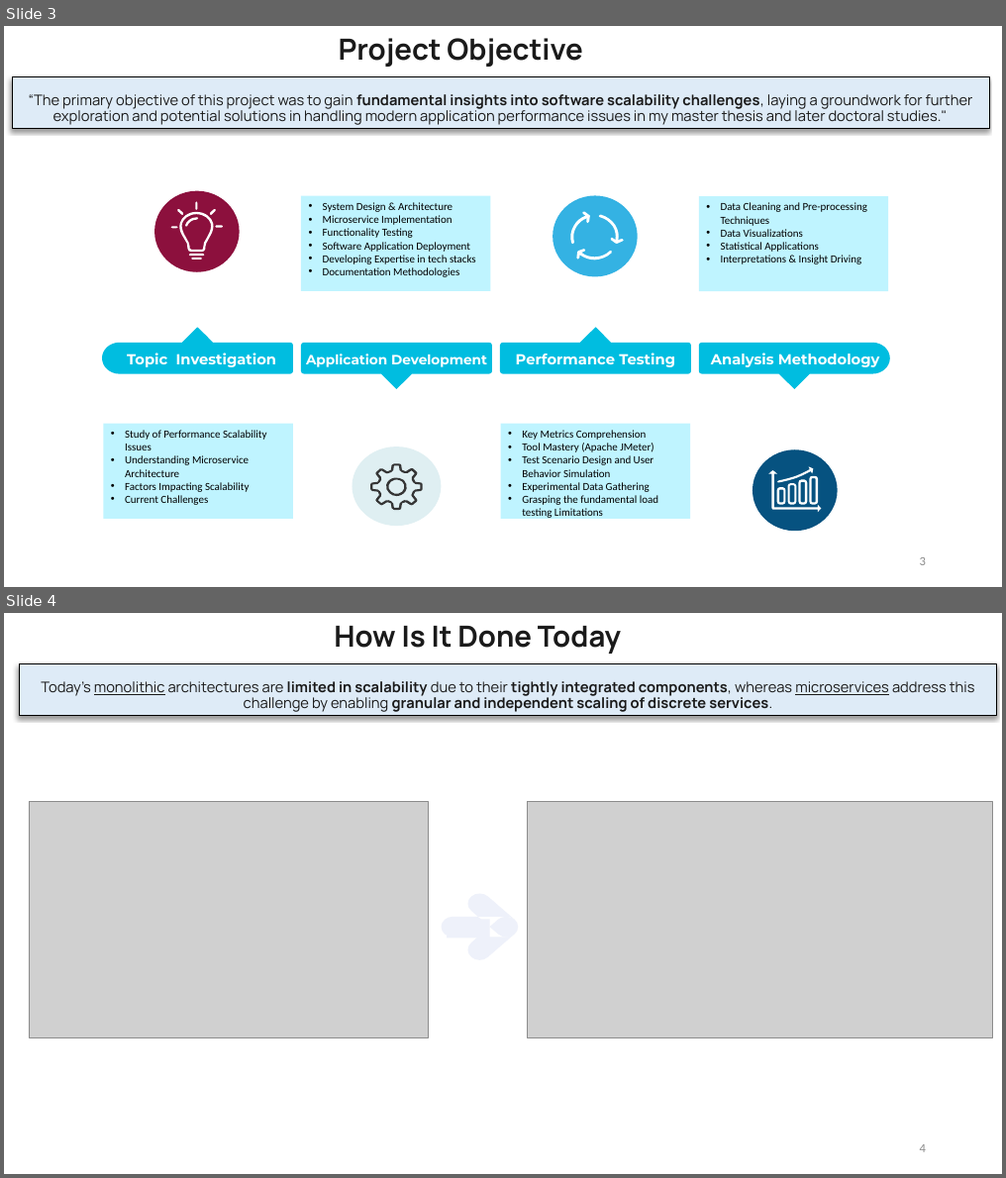
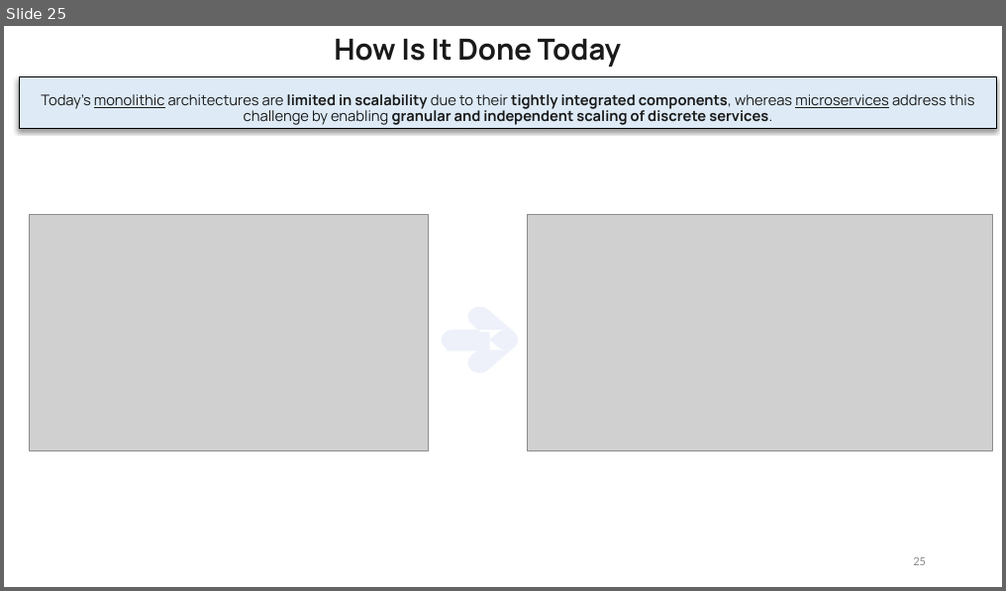
Before and after one commit to ADA-GWU/guidedresearchproject-tmehtiyev2019, a slide deck: presentations/Final Presentation-Tural Mehtiyev.pptx. Shown one above the other, each under a label of ours: slides 3 and 4 before the commit, slide 25 after it. The pictures are 1006x1178 and 1006x591 pixels, drawn with LibreOffice and Linux fonts; fonts in the diff are those of the drawing; grey boxes stand for pictures. Boxes give left, top, right and bottom in pixels: in the first picture for what was removed or moved away, otherwise in the second. Text is boxed around its words. In the diff, an @@ line names an element or a change of style, - is before the commit and + after.

```diff
--- a/presentations/Final Presentation-Tural Mehtiyev.pptx
+++ b/presentations/Final Presentation-Tural Mehtiyev.pptx
@@ slide 3 removed at [4,26,1002,587], background #FFFFFF @@
@@ text removed at [339,38,582,67] @@
-Project Objective
@@ rectangle removed at [12,76,989,129] @@
-“The primary objective of this project was to gain fundamental insights into software scalability challenges, laying a groundwork for further exploration and potential solutions in handling modern application performance issues in my master thesis and later doctoral studies."
@@ rectangle removed at [301,196,491,291] @@
-• System Design & Architecture
-• Microservice Implementation
-• Functionality Testing
-• Software Application Deployment
-• Developing Expertise in tech stacks
-• Documentation Methodologies
@@ rectangle removed at [699,196,888,291] @@
-• Data Cleaning and Pre-processing Techniques
-• Data Visualizations
-• Statistical Applications
-• Interpretations & Insight Driving
@@ group removed at [102,190,890,531]: 8 freeform shapes, 4 ellipses, 4 texts @@
-Topic Investigation
-Application Development
-Performance Testing
-Analysis Methodology
@@ rectangle removed at [104,424,293,519] @@
-• Study of Performance Scalability Issues
-• Understanding Microservice Architecture
-• Factors Impacting Scalability
-• Current Challenges
@@ rectangle removed at [501,424,690,519] @@
-• Key Metrics Comprehension
-• Tool Mastery (Apache JMeter)
-• Test Scenario Design and User Behavior Simulation
-• Experimental Data Gathering
-• Grasping the fundamental load testing Limitations
@@ page number removed at [920,558,926,566] @@
-3
@@ what was slide 4 is now slide 25 @@
@@ page number at [913,558,926,566]: text changed @@
-4
+25
```
Also in this commit, not shown: 9 slides changed, 10 slides added, 4 other slides removed, 50 other files.
